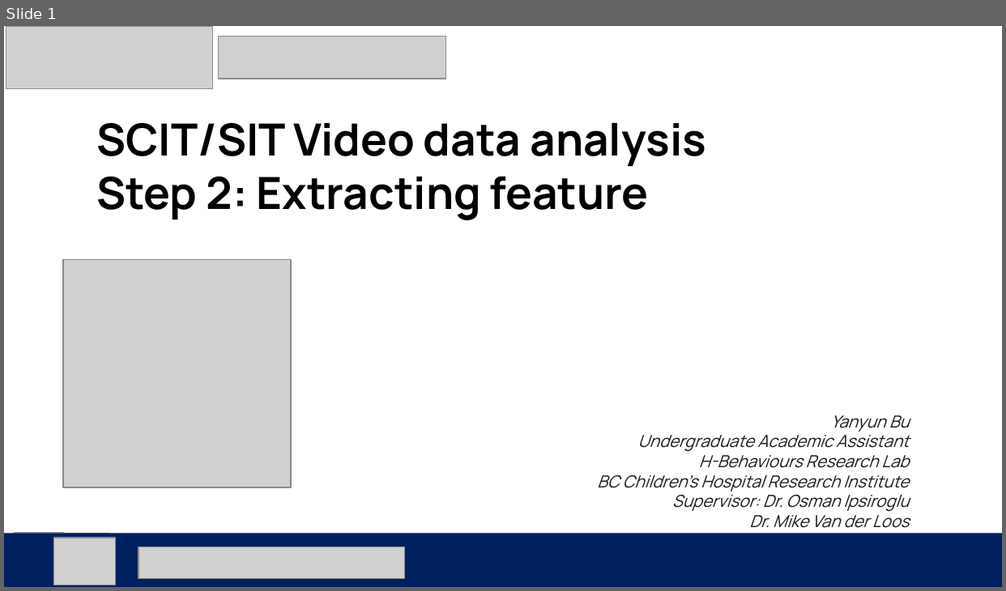
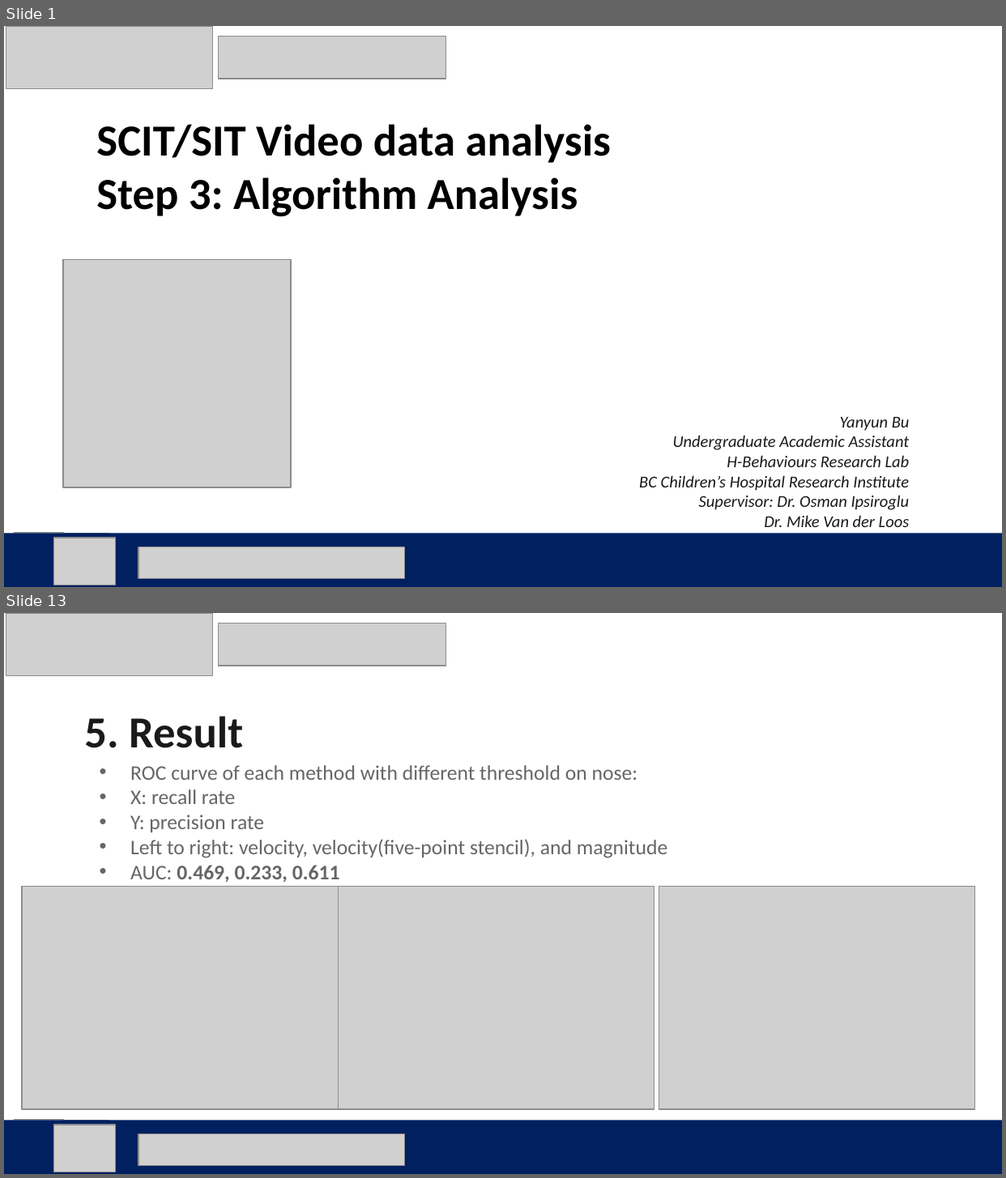
Before and after one commit to buyanyun/video-analysis-testing, a slide deck: step3_analysis.pptx. Shown one above the other, each under a label of ours: slide 1 before the commit, slides 1 and 13 after it; the slides between them are not shown. The pictures are 1006x591 and 1006x1178 pixels, drawn with LibreOffice and Linux fonts; fonts in the diff are those of the drawing; grey boxes stand for pictures. Boxes give left, top, right and bottom in pixels: in the first picture for what was removed or moved away, otherwise in the second. Text is boxed around its words. In the diff, an @@ line names an element or a change of style, - is before the commit and + after.

Commit message:
update ppt and figure

```diff
--- a/step3_analysis.pptx
+++ b/step3_analysis.pptx
@@ slide 13 added at (4,613,1002,1174), background #FFFFFF @@
@@ picture added at (6,613,212,676) @@
@@ picture added at (219,623,446,666) @@
@@ text added at (84,716,243,748), 32 pt, text #1A1A1A, bold @@
+5. Result
@@ text added at (130,765,667,882), 15 pt, text #666666 @@
+  • ROC curve of each method with different threshold on nose:
+  • X: recall rate
+  • Y: precision rate
+  • Left to right: velocity, velocity(five-point stencil), and magnitude
+  • AUC: 0.469, 0.233, 0.611
@@ picture added at (22,887,339,1110) @@
@@ picture added at (339,887,654,1110) @@
@@ picture added at (658,887,975,1110) @@
@@ rectangle added at (4,1120,1002,1174), fill #002060 @@
@@ picture added at (14,1120,63,1169) @@
@@ picture added at (46,1120,108,1174) @@
@@ picture added at (54,1125,116,1172) @@
@@ picture added at (138,1135,405,1166) @@
@@ slide 1 changed as well @@
@@ text at (96,124,910,527): font Manrope to Calibri in "SCIT/SIT Video data analysis", "Yanyun Bu", "Undergraduate Academic Assistant", "H-Behaviours Research Lab" and 3 more places @@
@@ text at (96,177,578,217): text changed; font Manrope to Calibri @@
-Step 2: Extracting feature
+Step 3: Algorithm Analysis
```
Also in this commit, not shown: 5 other slides changed, 7 other slides added, 14 slides removed, 2 other files.
